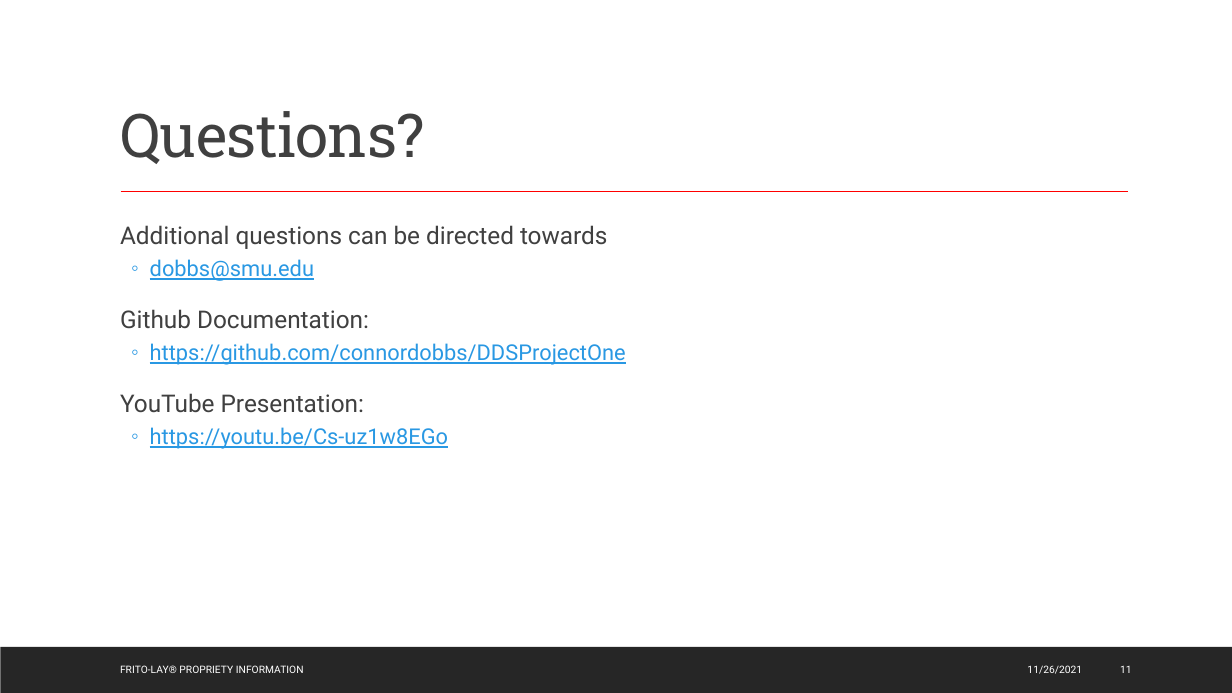
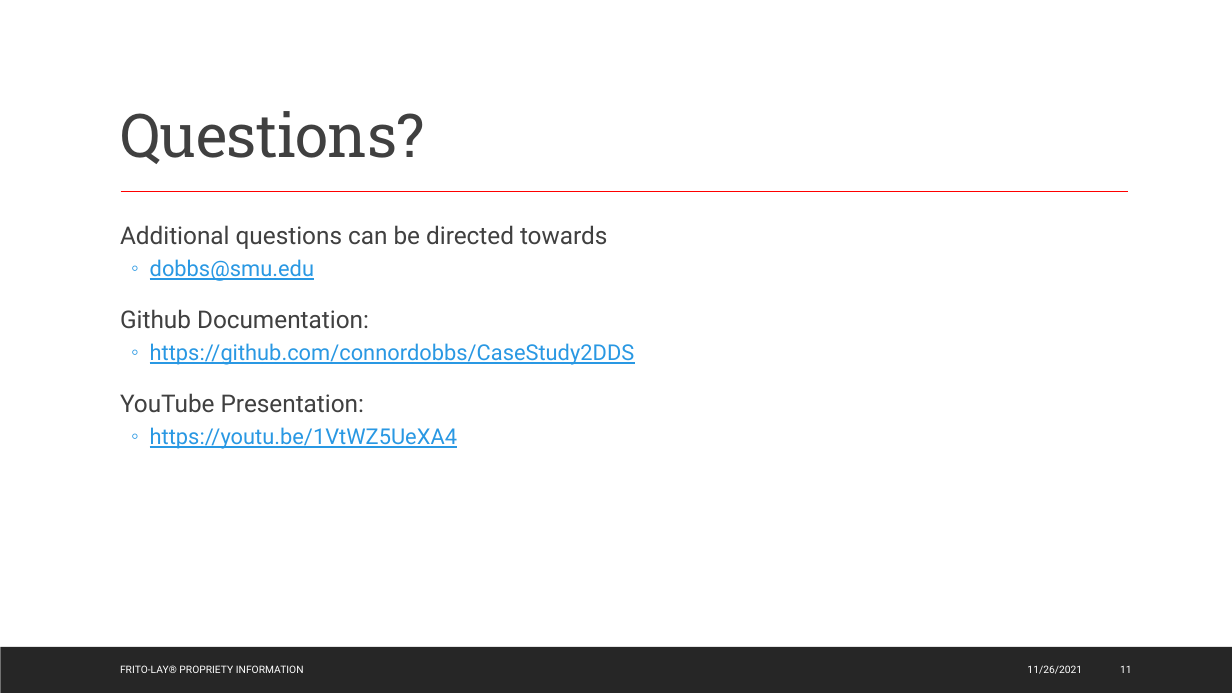
Before and after one commit to connordobbs/CaseStudy2DDS, a slide deck: slide 11 of ConnorDobbs_AttritionAnalysis.pptx. Drawn at 1232x693 pixels with LibreOffice and Linux fonts; fonts in the diff are those of the drawing; background and template pictures are left out. Boxes give left, top, right and bottom in pixels: in the first picture for what was removed or moved away, otherwise in the second. Text is boxed around its words. In the diff, an @@ line names an element or a change of style, - is before the commit and + after.

```diff
--- a/ConnorDobbs_AttritionAnalysis.pptx
+++ b/ConnorDobbs_AttritionAnalysis.pptx
@@ text at (x1=150, y1=343, x2=635, y2=365): text changed @@
-  ◦ https://github.com/connordobbs/DDSProjectOne
+  ◦ https://github.com/connordobbs/CaseStudy2DDS
@@ text at (x1=150, y1=427, x2=457, y2=449): text changed @@
-  ◦ https://youtu.be/Cs-uz1w8EGo
+  ◦ https://youtu.be/1VtWZ5UeXA4
```
Also in this commit, not shown: 1 other slide changed, 4 other files.
